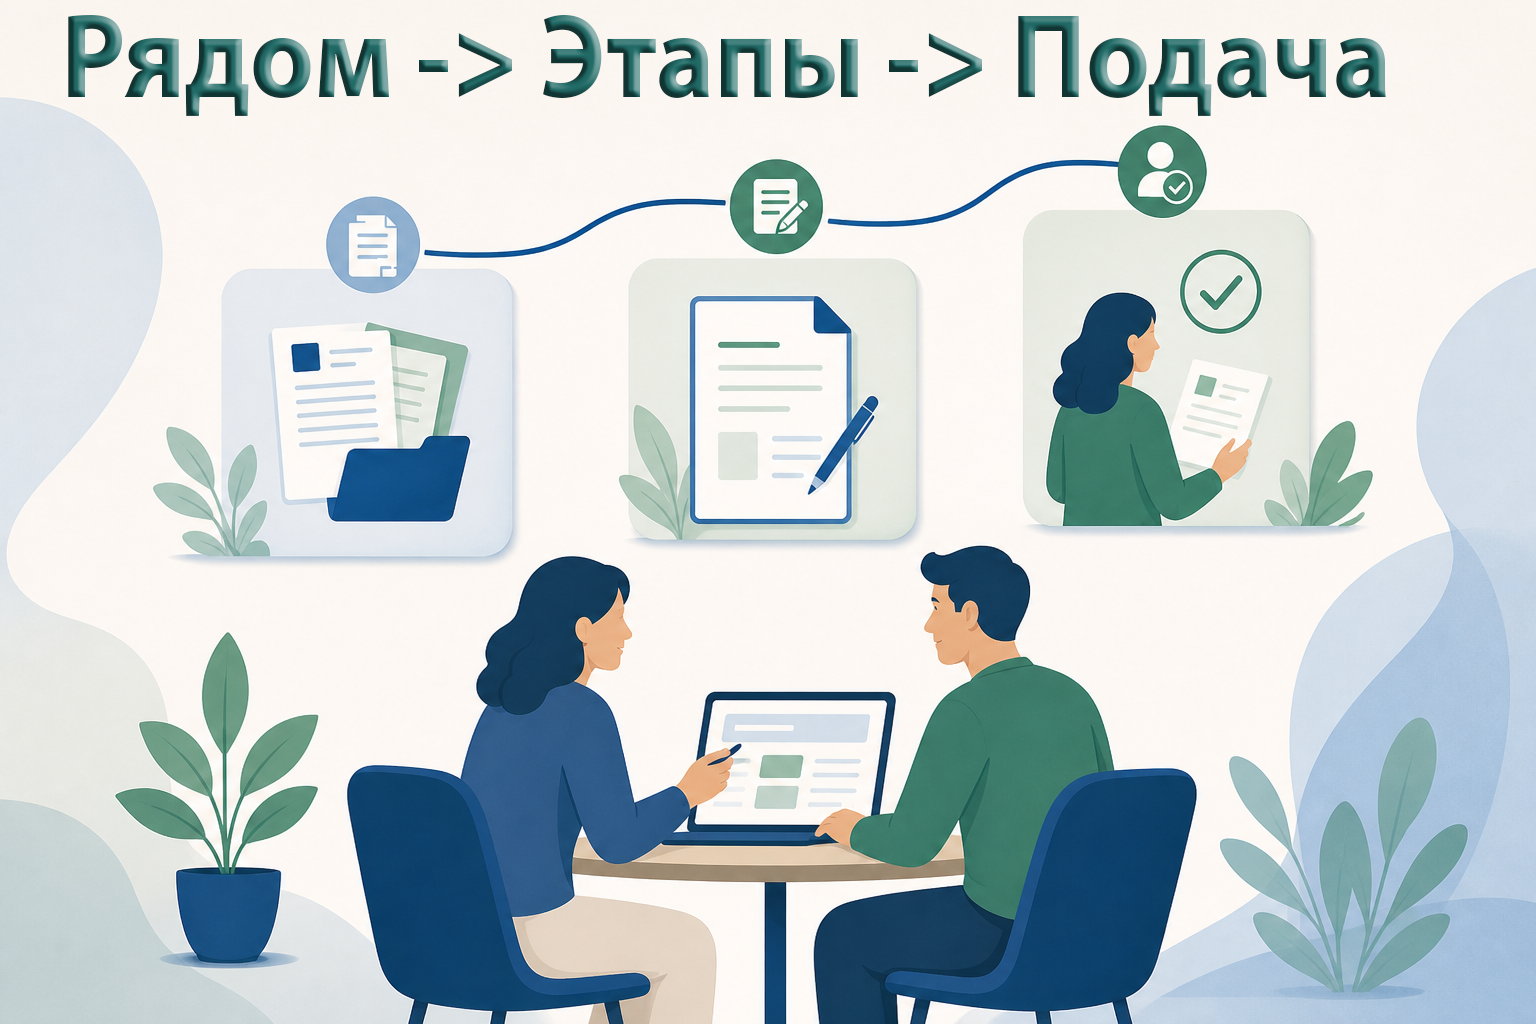
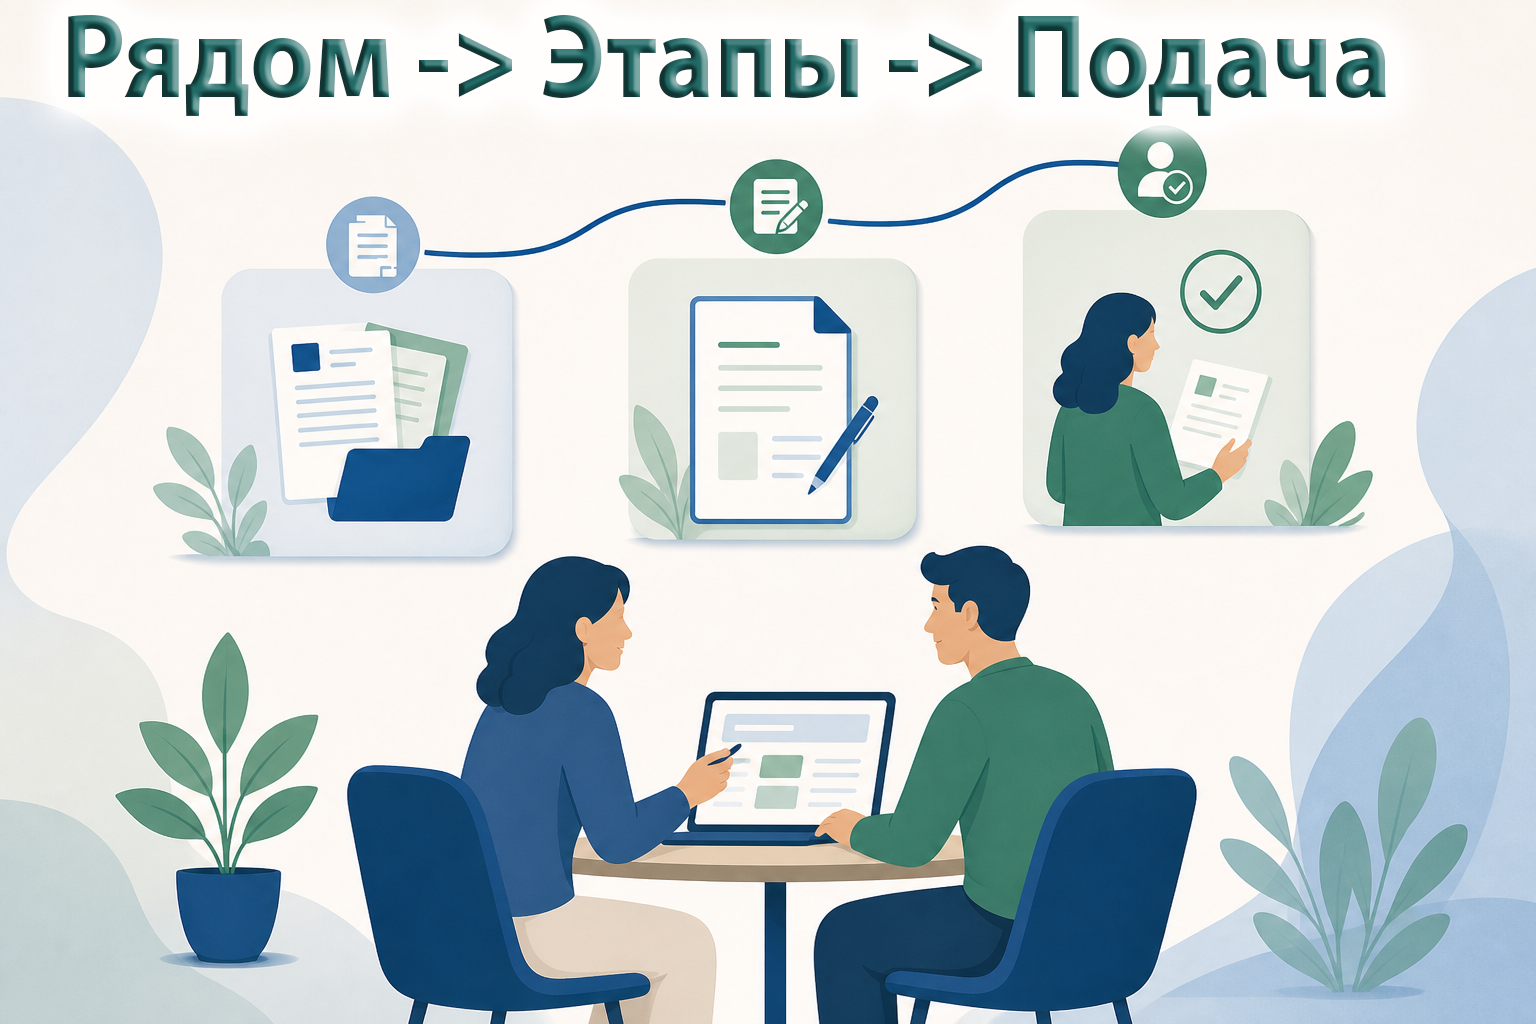
Before/after of a 1536px x 1024px layered artwork. What changed in the layer stack:
pixels changed over <box>27,0,1423,164</box> (layer not identified)